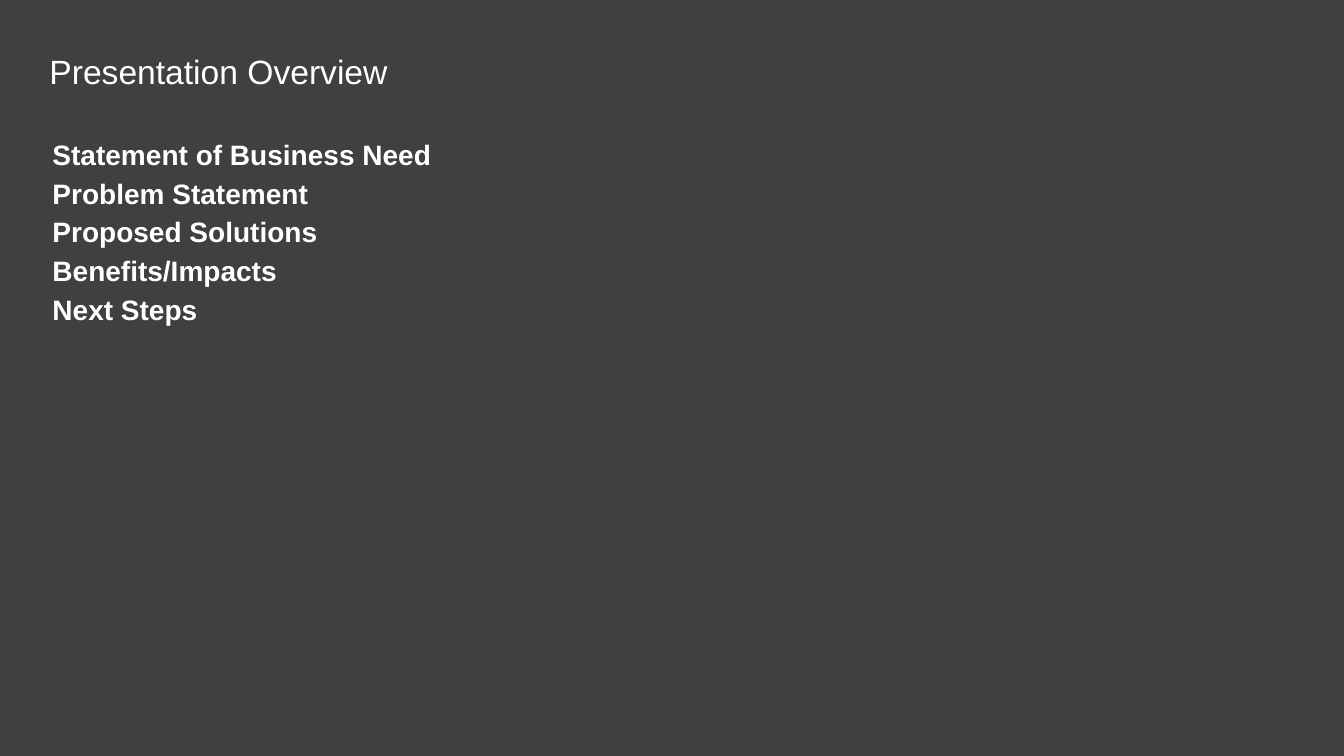
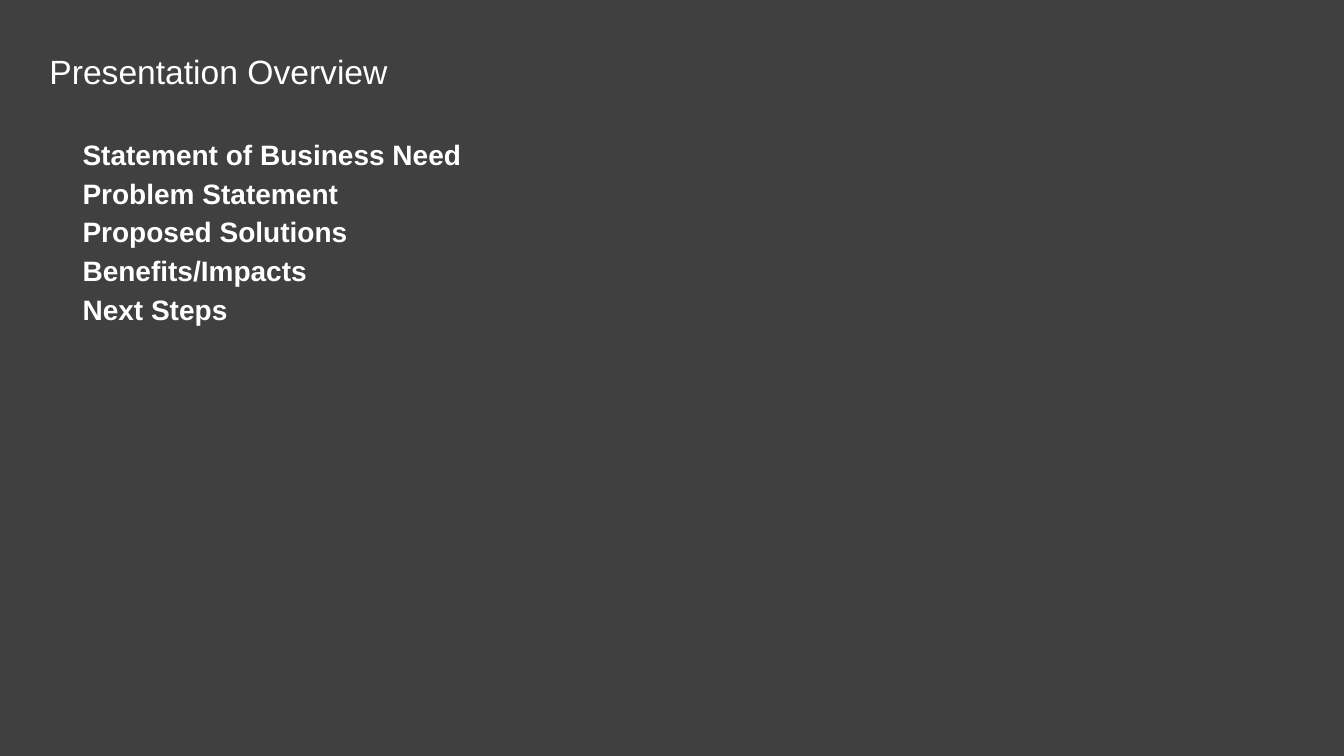
Before and after one commit to agile4mbsd/papers, a slide deck: slide 2 of 01 - Agile for Model-Based Standards Development/D - Presentations/PDES.Presentation.pptx. Drawn at 1344x756 pixels with LibreOffice and Linux fonts; fonts in the diff are those of the drawing; background and template pictures are left out. Boxes give left, top, right and bottom in pixels: in the first picture for what was removed or moved away, otherwise in the second. Text is boxed around its words. In the diff, an @@ line names an element or a change of style, - is before the commit and + after.

```diff
--- a/01 - Agile for Model-Based Standards Development/D - Presentations/PDES.Presentation.pptx
+++ b/01 - Agile for Model-Based Standards Development/D - Presentations/PDES.Presentation.pptx
@@ text "Statement of Business Need" at box(83, 144, 461, 325): indent changed @@
```
Also in this commit, not shown: 1 other slide changed, 4 slides added, 4 slides removed.
